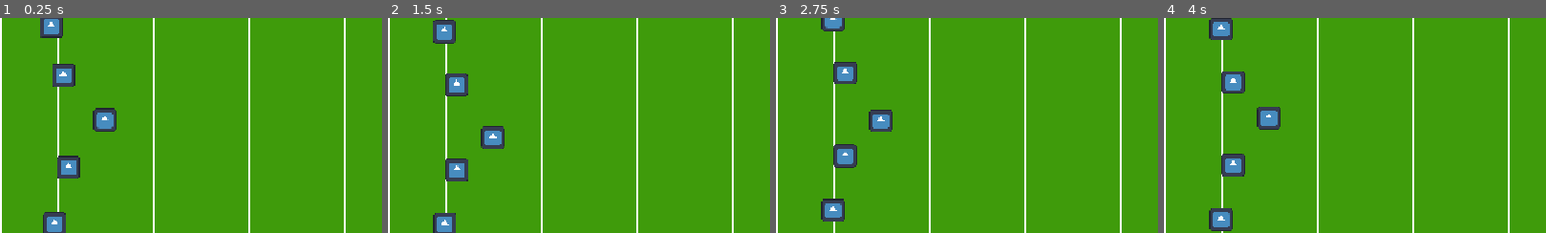
Above: before the commit, frames 1-4 (left to right).
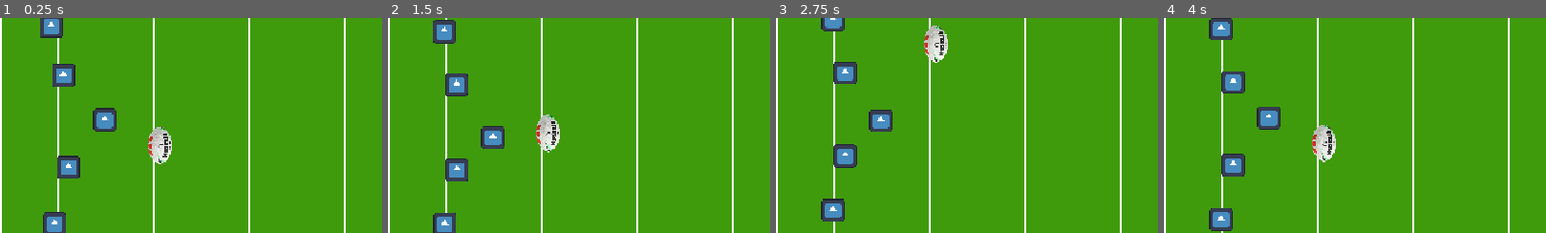
Above: after the commit, the same moments.

Repository: 24143-maker/11DIT_ASSIGMENT
Game: Godot game, scene res://scenes/match/match.tscn
The game is run twice, just before and just after one commit, with the same random seed, the same clock (stepped at 60 frames per second) and the same inputs. The engine's default icon, where the game draws it, is replaced by a stand-in: a white triangle on a blue panel in a dark square.
Inputs:
- Up to frame 1 (0.25 s): no input
- Up to frame 2 (1.5 s): hold L (pass_right) 0.53-1.28 s; hold Shift (sprint) 0.53-1.28 s; hold S (move_down) from 1.28 s (still down); tap Shift (sprint) at 1.35 s
- Up to frame 3 (2.75 s): release S (move_down) at 2.03 s; hold L (pass_right) from 2.03 s (still down); hold Shift (sprint) from 2.03 s (still down)
- Up to frame 4 (4 s): release L (pass_right) at 2.78 s; release Shift (sprint) at 2.78 s; hold W (move_up) 2.78-3.53 s; tap Shift (sprint) at 2.85 s; hold J (pass_left) from 3.53 s (still down); hold Shift (sprint) from 3.53 s (still down)
The pictures show only the part of the screen within x 0-50%, y 26-76%; the shares and areas given below are measured in that part.

The runs differ from the first frame. In frame 1, 0.8% of the frame differs, in the area x 38-45%, y 50-68%; in frame 2, 0.8%; in frame 3, 0.8%, in the area x 38-45%, y 3-21%; in frame 4, 0.8%.
Error after the commit: Invalid call. Nonexistent function 'pass_to' in base 'Nil'. (res://scripts/player.gd:52)

Commit message:
fixing bugs

Diff:
--- a/project.godot
+++ b/project.godot
@@ -12,7 +12,7 @@
 
 config/name="11dit Assigment"
 run/main_scene="uid://b743blvwst0tc"
-config/features=PackedStringArray("4.6", "GL Compatibility")
+config/features=PackedStringArray("4.7", "GL Compatibility")
 
 [autoload]
 
--- a/scenes/entities/ball.tscn
+++ b/scenes/entities/ball.tscn
@@ -9,14 +9,16 @@
 
 [node name="Ball" type="Node2D" unique_id=191674890]
 
-[node name="ball" type="Area2D" parent="." unique_id=1081805475]
+[node name="Ball" type="Area2D" parent="." unique_id=1081805475]
 script = ExtResource("1_1pamd")
 
-[node name="Sprite2D" type="Sprite2D" parent="ball" unique_id=323852301]
+[node name="Sprite2D" type="Sprite2D" parent="Ball" unique_id=323852301]
 rotation = 0.6981317
 scale = Vector2(0.3, 0.3)
 texture = ExtResource("2_rlpj1")
 
-[node name="CollisionShape2D" type="CollisionShape2D" parent="ball" unique_id=557488988]
+[node name="CollisionShape2D" type="CollisionShape2D" parent="Ball" unique_id=557488988]
 rotation = 1.5707964
 shape = SubResource("CapsuleShape2D_wha2l")
+
+[connection signal="body_entered" from="Ball" to="Ball" method="_on_body_entered"]
--- a/scenes/match/match.tscn
+++ b/scenes/match/match.tscn
@@ -4,6 +4,7 @@
 [ext_resource type="PackedScene" uid="uid://do1pjcvnfwqj" path="res://scenes/entities/player.tscn" id="1_yqfj7"]
 [ext_resource type="PackedScene" uid="uid://b3nwy8eq4sgel" path="res://scenes/entities/teammate.tscn" id="3_h1ndw"]
 [ext_resource type="PackedScene" uid="uid://clrdmhne2c0f3" path="res://scenes/entities/defender.tscn" id="4_nudob"]
+[ext_resource type="PackedScene" uid="uid://18b0mg85u1je" path="res://scenes/entities/ball.tscn" id="5_86swp"]
 
 [sub_resource type="RectangleShape2D" id="RectangleShape2D_nudob"]
 size = Vector2(896, 16)
@@ -159,3 +160,8 @@
 
 [node name="Defender" parent="." unique_id=267604751 groups=["defenders"] instance=ExtResource("4_nudob")]
 position = Vector2(367, 217)
+
+[node name="Ball" parent="." unique_id=191674890 groups=["ball"] instance=ExtResource("5_86swp")]
+position = Vector2(134.00002, 235.00002)
+rotation = 1.5707964
+scale = Vector2(0.2, 0.2)
--- a/scripts/ball.gd
+++ b/scripts/ball.gd
@@ -1,11 +1,120 @@
 extends Area2D
+class_name Ball
+
+@onready var sprite: Sprite2D = $Sprite2D
+@onready var shadow: Sprite2D = $Shadow
+
+const GRAVITY: float = 900.0
+
+var velocity_2d: Vector2 = Vector2.ZERO
+var height: float = 0.0
+var height_speed: float = 0.0
+var bounciness: float = 0.0
+var friction: float = 0.0
+var in_flight: bool = false
+var kick_type: String = ""
+var passer: Node2D = null
+
+signal landed(pos: Vector2)
+signal caught(by: Node2D)
+
+func _physics_process(delta: float) -> void:
+	if not in_flight:
+		return
+
+	# Move across the ground
+	global_position += velocity_2d * delta
+	velocity_2d = velocity_2d.lerp(Vector2.ZERO, friction * delta)
+
+	# Fake vertical movement
+	height_speed -= GRAVITY * delta
+	height += height_speed * delta
+
+	if height <= 0.0:
+		height = 0.0
+		if bounciness > 0.05 and abs(height_speed) > 40.0:
+			height_speed = -height_speed * bounciness
+			# The unpredictable grubber bounce
+			velocity_2d.y += randf_range(-25.0, 25.0)
+		else:
+			height_speed = 0.0
+			if velocity_2d.length() < 15.0:
+				in_flight = false
+			landed.emit(global_position)
+
+	# Draw the ball above its shadow
+	sprite.position.y = -height
+	shadow.scale = Vector2.ONE * clamp(1.0 - height / 300.0, 0.3, 1.0)
 
 
-# Called when the node enters the scene tree for the first time.
-func _ready() -> void:
-	pass # Replace with function body.
+func pass_to(from: Vector2, to: Vector2, thrower: Node2D, speed: float = 260.0) -> void:
+	passer = thrower
+	global_position = from
+	velocity_2d = (to - from).normalized() * speed
+	height = 12.0
+	height_speed = 0.0
+	bounciness = 0.0
+	friction = 0.0
+	in_flight = true
+	kick_type = "pass"
 
 
-# Called every frame. 'delta' is the elapsed time since the previous frame.
-func _process(delta: float) -> void:
-	pass
+func kick(from: Vector2, direction: Vector2, power: float, type: String) -> void:
+	passer = null
+	global_position = from
+	in_flight = true
+	kick_type = type
+	direction = direction.normalized()
+
+	match type:
+		"grubber":
+			velocity_2d = direction * (300.0 * power)
+			height_speed = 30.0
+			bounciness = 0.45
+			friction = 1.1
+		"bomb":
+			velocity_2d = direction * (110.0 * power)
+			height_speed = 400.0 * power
+			bounciness = 0.0
+			friction = 0.6
+		"long":
+			velocity_2d = direction * (420.0 * power)
+			height_speed = 190.0 * power
+			bounciness = 0.25
+			friction = 0.8
+
+
+func _on_body_entered(body: Node2D) -> void:
+	# Only a pass can be caught this way, and only when low and in flight
+	if kick_type != "pass":
+		return
+	if not in_flight:
+		return
+	if height > 20.0:
+		return
+	if not body.is_in_group("attackers"):
+		return
+	if body == passer:
+		return
+
+	_attempt_catch(body)
+
+
+func _attempt_catch(catcher: Node2D) -> void:
+	var hands: int = 60
+	if "hands_stat" in catcher:
+		hands = catcher.hands_stat
+
+	var roll: int = randi_range(0, 40)
+
+	if hands + roll > 50:
+		in_flight = false
+		velocity_2d = Vector2.ZERO
+		height = 0.0
+		height_speed = 0.0
+		caught.emit(catcher)
+		print("CAUGHT by ", catcher.name)
+	else:
+		in_flight = false
+		print("KNOCK ON!")
+		GameState.do_turnover()
--- a/scripts/match.gd
+++ b/scripts/match.gd
@@ -5,11 +5,17 @@
 const RETREAT_METRES: float = 10.0
 
 func _ready() -> void:
-	# Listen for tackle and turnover events coming from GameState
+	# Listen for game events from GameState
 	GameState.tackle_made.connect(_on_tackle_made)
 	GameState.turnover.connect(_on_turnover)
 
+	# Listen for catches from the ball
+	var ball := get_tree().get_first_node_in_group("ball") as Ball
+	if ball:
+		ball.caught.connect(_on_ball_caught)
+
 	_assign_carrier()
+
 
 func _assign_carrier() -> void:
 	# Tell every teammate and defender who is currently carrying the ball
@@ -19,13 +25,15 @@
 	for d in get_tree().get_nodes_in_group("defenders"):
 		d.ball_carrier = player
 
+
 func _on_tackle_made(tackle_number: int) -> void:
 	_play_the_ball(tackle_number)
+
 
 func _play_the_ball(tackle_number: int) -> void:
 	print("TACKLE ", tackle_number)
 
-	# 1. Freeze the player
+	# 1. Freeze the current carrier
 	player.is_user_controlled = false
 	player.velocity = Vector2.ZERO
 
@@ -42,6 +50,27 @@
 	player.is_user_controlled = true
 	GameState.play_active = true
 
+
 func _on_turnover() -> void:
 	print("HANDOVER!")
-	# For now just
+	# For now just reset to halfway. You'll expand this in Step 15.
+	player.global_position = Vector2(448, 272)
+	player.is_user_controlled = true
+	GameState.play_active = true
+
+	for d in get_tree().get_nodes_in_group("defenders"):
+		d.line_x = player.global_position.x + Field.metres_to_pixels(RETREAT_METRES)
+		d.state = Defender.State.RETREAT
+
+
+func _on_ball_caught(new_carrier: Node2D) -> void:
+	# Old carrier stops being controlled
+	player.is_user_controlled = false
+
+	# The catcher becomes the new player-controlled carrier
+	player = new_carrier
+	if "is_user_controlled" in player:
+		player.is_user_controlled = true
+
+	# Everyone re-marks / re-supports the new carrier
+	_assign_carrier()
--- a/scripts/player.gd
+++ b/scripts/player.gd
@@ -24,3 +24,55 @@
 
 	if input_dir.length() > 0.1:
 		facing = input_dir.normalized()
+
+
+const PASS_TOLERANCE: float = 4.0
+
+func _unhandled_input(event: InputEvent) -> void:
+	if not is_user_controlled:
+		return
+	if event.is_action_pressed("pass_left"):
+		_try_pass(-1)
+	elif event.is_action_pressed("pass_right"):
+		_try_pass(1)
+
+func _try_pass(direction: int) -> void:
+	var target: Node2D = _find_receiver(direction)
+
+	if target == null:
+		return  # no one there — do nothing, play a small "nope" sound
+
+	# THE FORWARD PASS RULE
+	if target.global_position.x > global_position.x + PASS_TOLERANCE:
+		print("FORWARD PASS!")
+		GameState.do_turnover()
+		return
+
+	var ball := get_tree().get_first_node_in_group("ball") as Ball
+	ball.pass_to(global_position, target.global_position, self)
+	# (In the full version, control transfers to `target` when they catch it)
+
+
+func _find_receiver(direction: int) -> Node2D:
+	var best: Node2D = null
+	var best_dist: float = 200.0   # max pass range
+
+	for mate in get_tree().get_nodes_in_group("attackers"):
+		if mate == self:
+			continue
+
+		var offset: Vector2 = mate.global_position - global_position
+
+		# Must be on the correct side
+		if sign(offset.y) != direction:
+			continue
+		# Must not be in front (rugby league rule!)
+		if offset.x > PASS_TOLERANCE:
+			continue
+
+		var d: float = offset.length()
+		if d < best_dist:
+			best_dist = d
+			best = mate
+
+	return best
